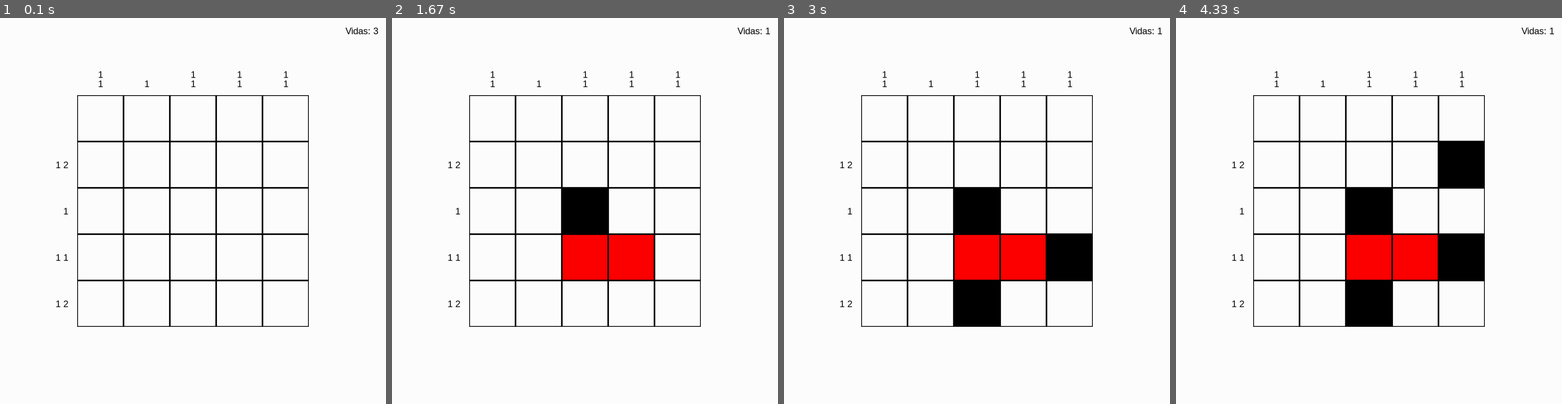
Above: before the commit, frames 1-4 (left to right).
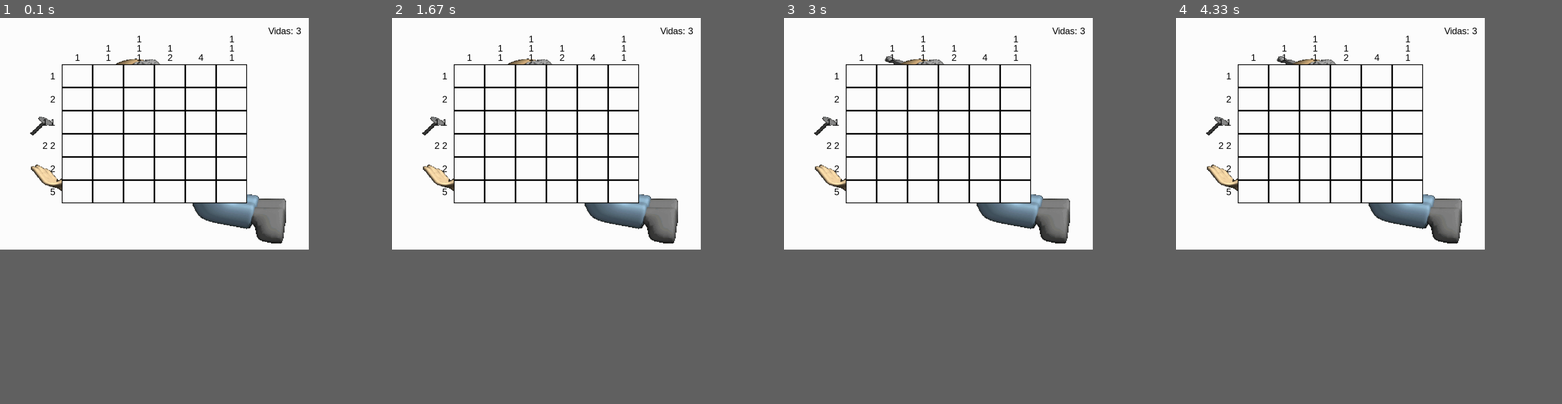
Above: after the commit, the same moments.

Repository: Karantooo/nonogram
Game: pygame game, started from nonogram/main.py
Two runs of this game, one before a commit and one after it. Both use one fixed random seed, a clock stepped at 60 frames per second and the inputs below.
Inputs (mouse positions are in pixels of both pictures, inside the frame that each line leads up to):
- Up to frame 1 (0.1 s): no input
- Up to frame 2 (1.67 s): click (585, 211) at 0.38 s; click (585, 238) at 0.72 s; click (631, 245) at 1.55 s
- Up to frame 3 (3 s): click (957, 311) at 2.38 s; click (1077, 272) at 2.72 s
- Up to frame 4 (4.33 s): click (1446, 180) at 3.05 s
In our replay, the window is 900x900 before the commit and 720x540 after it. These sizes can differ from the game's own. Grey fills any space a smaller window leaves; there, only what the larger window draws over its background counts as a difference.

The runs differ from the first frame. In frame 1, 6.9% of the frame differs, in the area x 7-98%, y 2-80%; in frame 2, 11%; in frame 3, 13%; in frame 4, 15%.

Commit message:
feat: fondo de pantalla

Diff:
--- a/nonogram/main.py
+++ b/nonogram/main.py
@@ -1,5 +1,6 @@
 import sys
 import pygame
+from PIL import Image
 
 from visual.tablero_visual import TableroVisual
 from visual.colores import Colores
@@ -11,8 +12,29 @@
     pygame.init()
     # Configurar la pantalla
     screen = pygame.display.set_mode(dimensiones)
+
+    # Fondo de pantalla
+    frames = []
+    gif_path = 'assets/martillo.gif'
+    gif = Image.open(gif_path)
+    try:
+        while True:
+            # Convertir cada fotograma a un formato compatible con Pygame
+            frame = gif.copy().convert('RGBA')
+            frame_data = frame.tobytes()
+            surface = pygame.image.fromstring(frame_data, gif.size, 'RGBA')
+            surface = pygame.transform.scale(surface, dimensiones)
+            frames.append(surface)
+            gif.seek(gif.tell() + 1)
+    except EOFError:
+        pass  # Se alcanzó el final del GIF
+
+    clock = pygame.time.Clock()
+    current_frame = 0
+
+
     pygame.display.set_caption("Mi primer juego en Pygame")
-    tablero = TableroVisual(numero_botones=5, dimensiones=dimensiones) # Podemos elegir el tamaño que deseamos agregando un argumento al constructor
+    tablero = TableroVisual(numero_botones=6, dimensiones=dimensiones) # Podemos elegir el tamaño que deseamos agregando un argumento al constructor
     corriendo = True
     while corriendo:
         for event in pygame.event.get():
@@ -33,15 +55,22 @@
         # Llenar la pantalla de blanco
         screen.fill(Colores.BLANCO)
 
+        screen.blit(frames[current_frame], (0, 0))
+
         tablero.imprimir(screen)
 
-        # Actualizar la pantalla
         pygame.display.flip()
 
-        # Controlar los FPS
+        current_frame = (current_frame + 1) % len(frames)
+
         pygame.time.Clock().tick(60)
+
+        clock.tick(10)
+
+
+
     # Salir de Pygame
     pygame.quit()
 
 if __name__ == '__main__':
-    main((1000, 1000))
+    main((800, 600))
--- a/nonogram/visual/boton.py
+++ b/nonogram/visual/boton.py
@@ -31,7 +31,6 @@
                 self.ancho,  # Ancho del botón
                 self.alto  # Alto del botón
         )
-
         self.identificador = identificador
         self.marcado = marcado
         self.visibilidad = False
Binary file added: assets/martillo.gif
